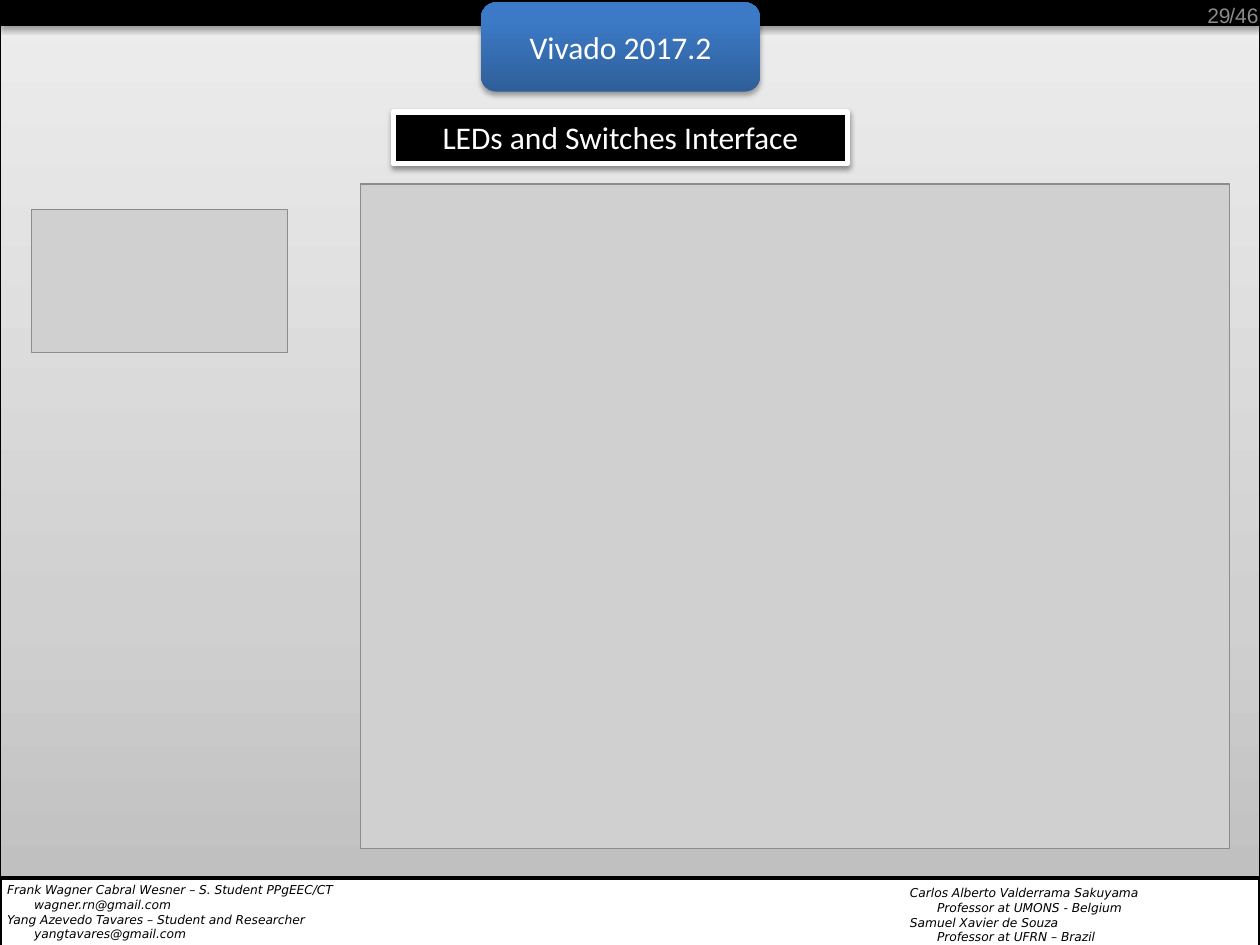
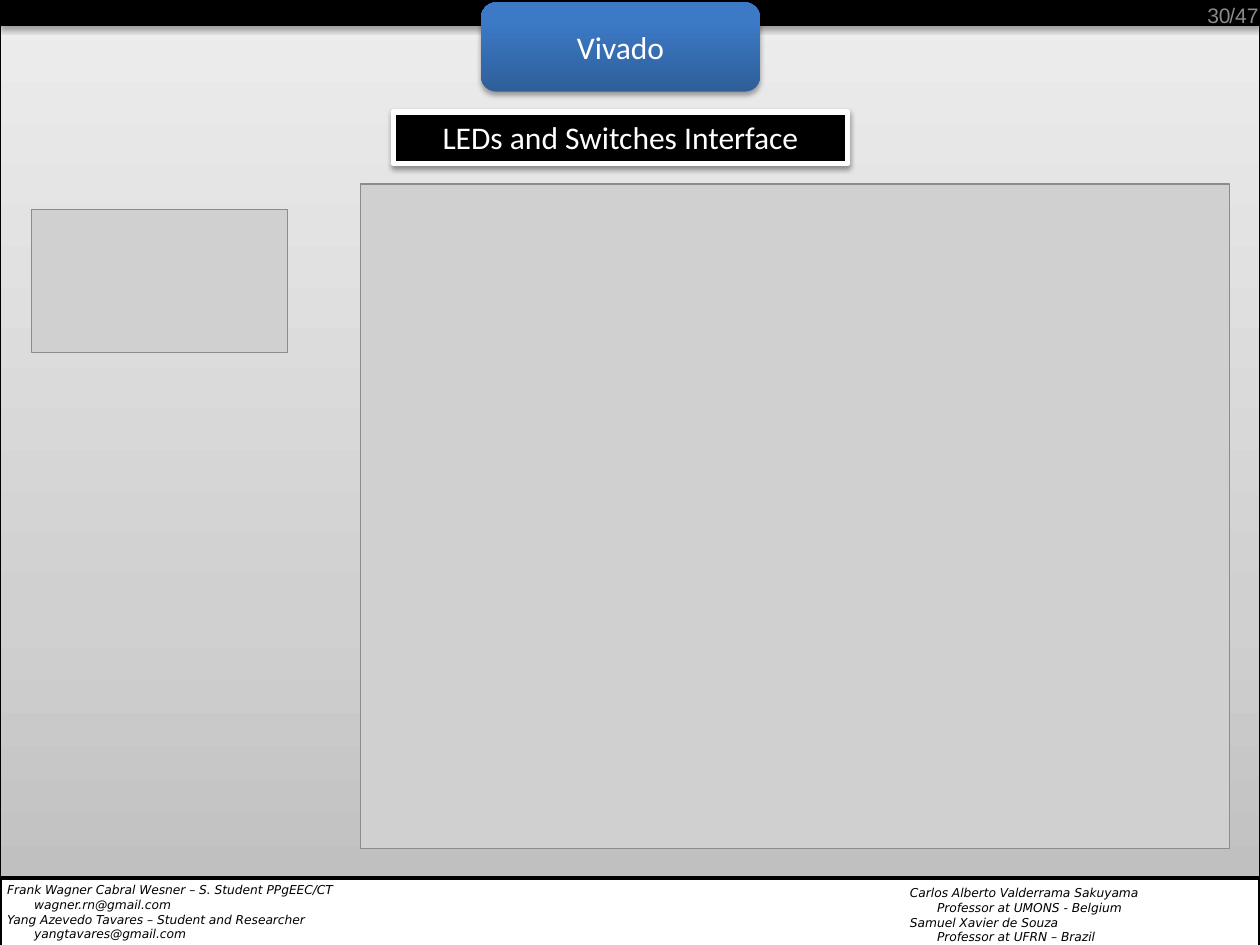
Before and after one commit to wagnerrn/pynq-primenumber, a slide deck: slide 30 of misc/primenumber_final_1.pptx (slide 29 before the commit). Drawn at 1260x945 pixels with LibreOffice and Linux fonts; fonts in the diff are those of the drawing; grey boxes stand for pictures; background and template pictures are left out. Boxes give left, top, right and bottom in pixels: in the first picture for what was removed or moved away, otherwise in the second. Text is boxed around its words. In the diff, an @@ line names an element or a change of style, - is before the commit and + after.

```diff
--- a/misc/primenumber_final_1.pptx
+++ b/misc/primenumber_final_1.pptx
@@ page number at [1207, 8, 1230, 28]: text changed @@
-29
+30
@@ text at [1229, 8, 1258, 28]: text changed @@
-/46
+/47
@@ text in rounded rectangle at [577, 37, 664, 59]: text changed @@
-Vivado 2017.2
+Vivado
```
Also in this commit, not shown: 45 other slides changed, 1 slide added.
